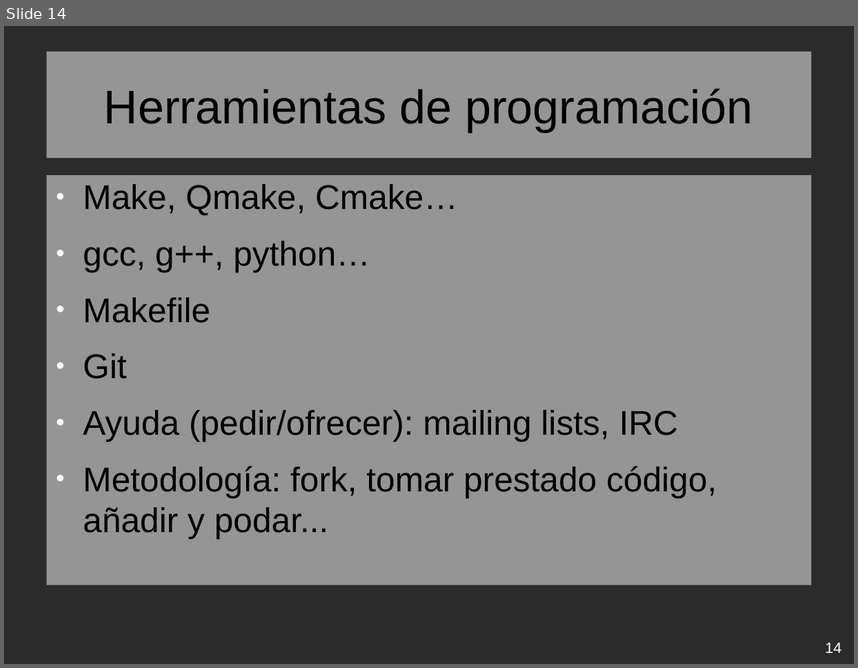
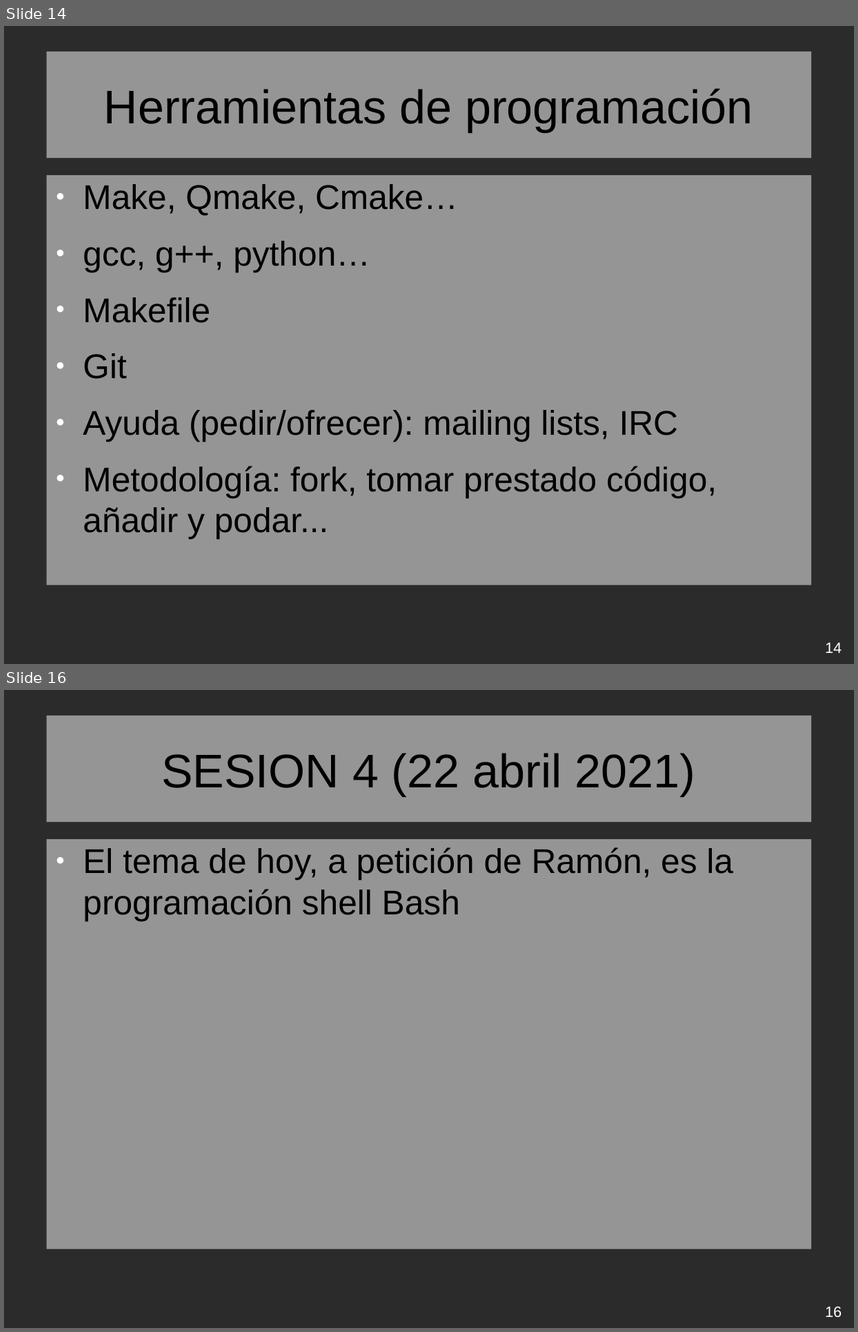
Before and after one commit to nestorac/taller-de-programacion, a slide deck: Taller de programación.odp. Shown one above the other, each under a label of ours: slide 14 before the commit, slides 14 and 16 after it; the slides between them are not shown. The pictures are 858x668 and 858x1332 pixels, drawn with LibreOffice and Linux fonts; fonts in the diff are those of the drawing; background and template pictures are left out; a plain dark background stands for a picture behind light text. Boxes give left, top, right and bottom in pixels: in the first picture for what was removed or moved away, otherwise in the second. Text is boxed around its words. In the diff, an @@ line names an element or a change of style, - is before the commit and + after.

```diff
--- a/Taller de programación.odp
+++ b/Taller de programación.odp
@@ slide 16 added at [4,690,854,1328], background picture (left out) @@
@@ title added at [46,716,812,822], fill #FFFFFF at 50% opacity, 44 pt, text #000000 @@
+SESION 4 (22 abril 2021)
@@ text added at [46,839,812,1248], fill #FFFFFF at 50% opacity, 32 pt, text #000000 @@
+● El tema de hoy, a petición de Ramón, es la programación shell Bash
@@ page number added at [825,1306,842,1317], 14 pt, text #FFFFFF @@
+16
```
Also in this commit, not shown: 1 other slide added, 1 other file.
